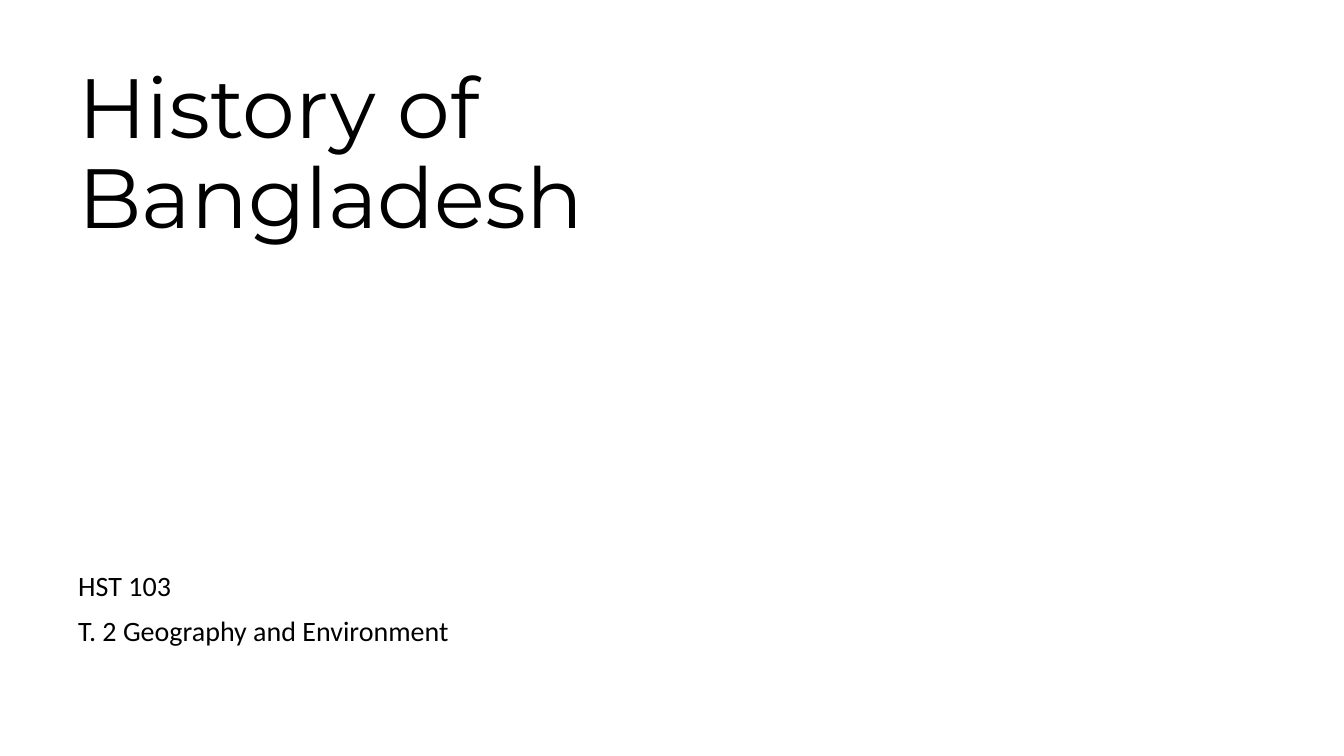
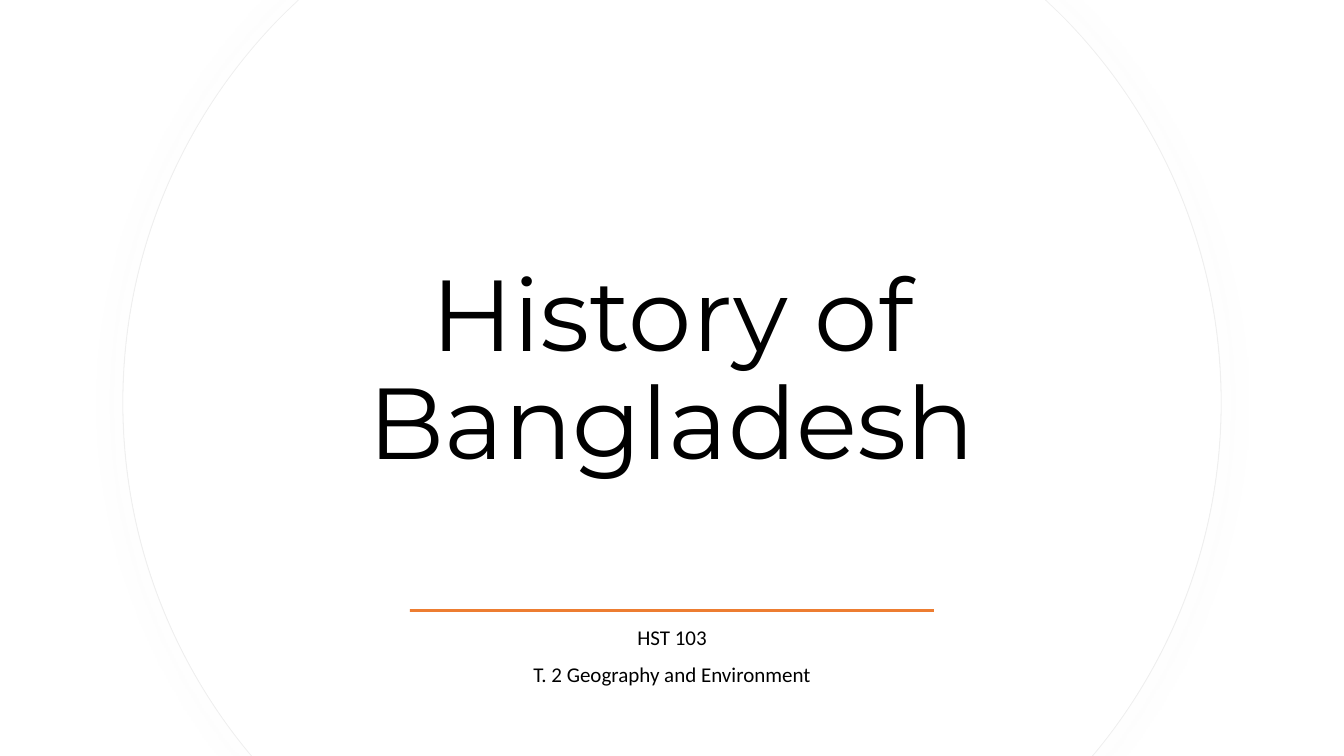
Before and after one commit to MOO-ORG/CSE220, a slide deck: slide 1 of Notes/HST 103_T2.pptx. Drawn at 1344x756 pixels with LibreOffice and Linux fonts; fonts in the diff are those of the drawing. Boxes give left, top, right and bottom in pixels: in the first picture for what was removed or moved away, otherwise in the second. Text is boxed around its words. In the diff, an @@ line names an element or a change of style, - is before the commit and + after.

```diff
--- a/Notes/HST 103_T2.pptx
+++ b/Notes/HST 103_T2.pptx
@@ freeform shape added at bbox=[123, 0, 1222, 756], fill #FFFFFF, outline #EFEFEF 0.75 pt @@
@@ freeform shape added at bbox=[124, 0, 1221, 756], fill #FFFFFF @@
@@ title "History of Bangladesh": place and size @@
-title "History of Bangladesh" at bbox=[78, 75, 583, 245]
+title "History of Bangladesh" at bbox=[369, 275, 975, 479]
@@ title "History of Bangladesh" at bbox=[369, 275, 975, 479]: size 60 to 72 pt; alignment left to centre; vertical alignment top to middle @@
@@ subtitle "HST 103": place and size @@
-subtitle "HST 103" at bbox=[78, 577, 448, 646]
+subtitle "HST 103" at bbox=[533, 631, 810, 686]
@@ subtitle "HST 103" at bbox=[533, 631, 810, 686]: size 20 to 15 pt; alignment left to centre; vertical alignment bottom to middle @@
@@ rectangle added at bbox=[410, 609, 935, 612], fill #ED7D31 @@
```
Also in this commit, not shown: 1 other slide changed, 5 other files.
